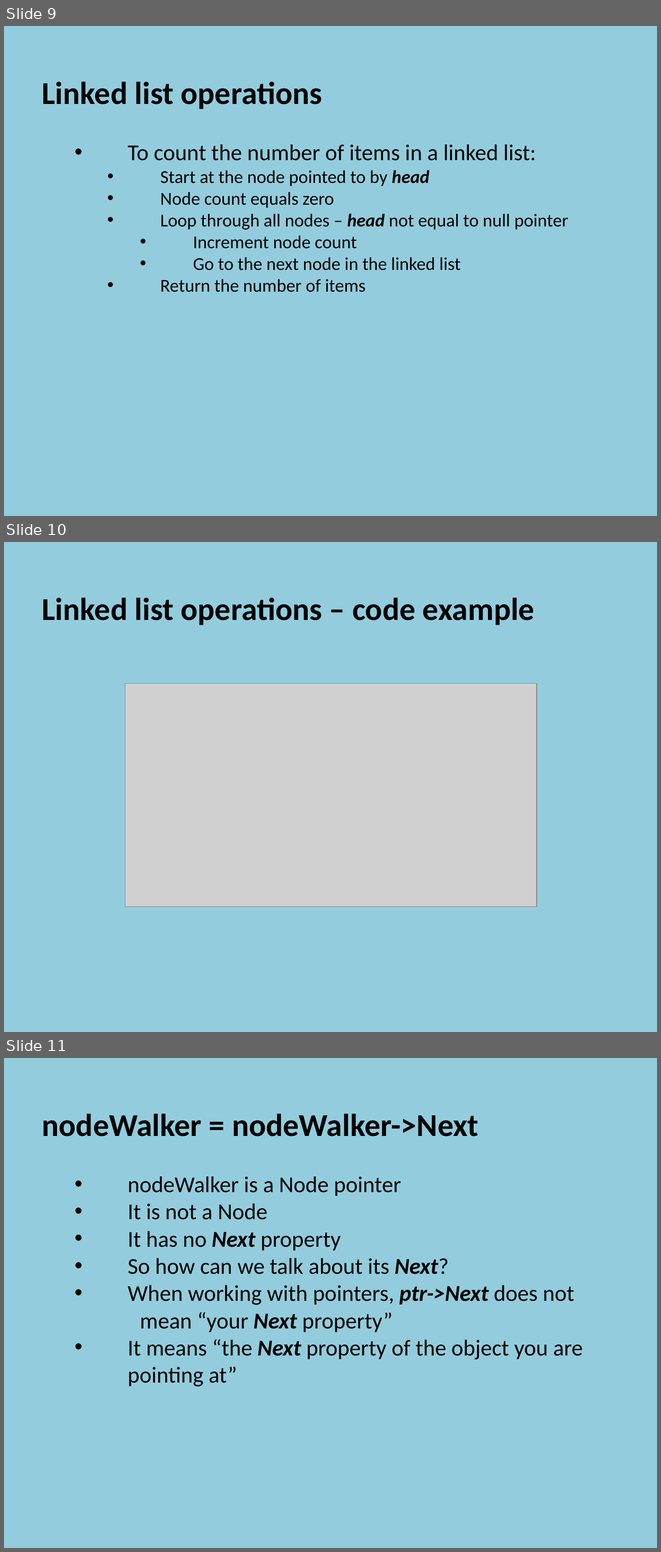
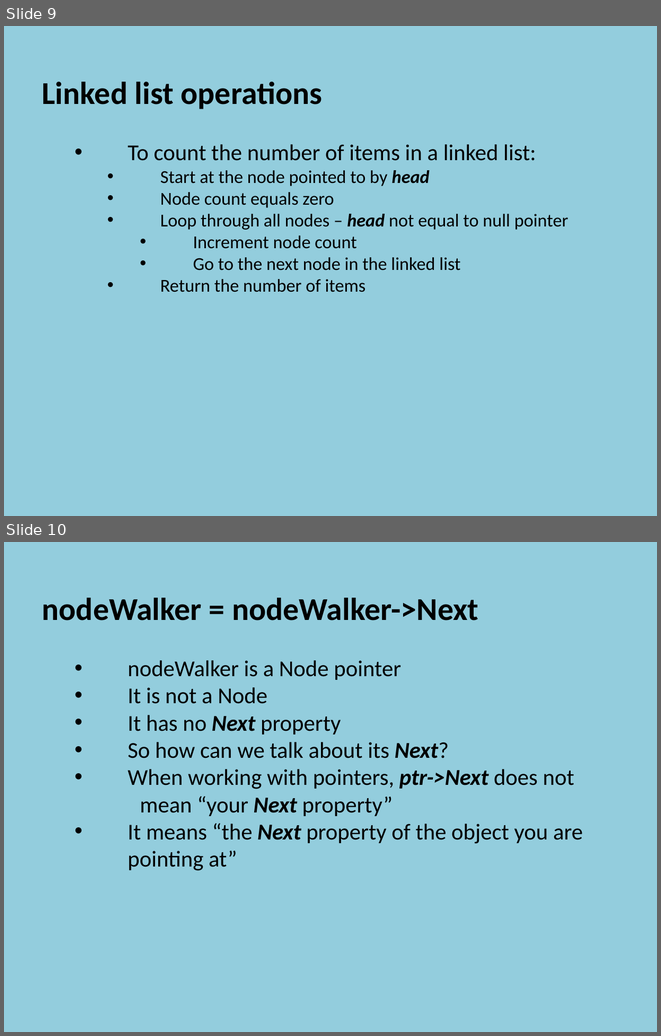
Before and after one commit to szetko/course-materials, a slide deck: Programming 4/03.1 Linked Lists/03.1 Linked Lists.pptx. Shown one above the other, each under a label of ours: slides 9, 10 and 11 before the commit, slides 9 and 10 after it. The pictures are 661x1552 and 661x1036 pixels, drawn with LibreOffice and Linux fonts; fonts in the diff are those of the drawing; grey boxes stand for pictures. Boxes give left, top, right and bottom in pixels: in the first picture for what was removed or moved away, otherwise in the second. Text is boxed around its words. In the diff, an @@ line names an element or a change of style, - is before the commit and + after.

Commit message:
Update 3.1 Linked Lists

```diff
--- a/Programming 4/03.1 Linked Lists/03.1 Linked Lists.pptx
+++ b/Programming 4/03.1 Linked Lists/03.1 Linked Lists.pptx
@@ slide 10 removed at (x1=4, y1=542, x2=657, y2=1032), background #93CDDD @@
@@ text removed at (x1=42, y1=598, x2=535, y2=625) @@
-  Linked list operations – code example
@@ picture removed at (x1=125, y1=684, x2=537, y2=907) @@
@@ what was slide 11 is now slide 10 @@
```
Also in this commit, not shown: 2 slides changed, 1 other slide removed.
